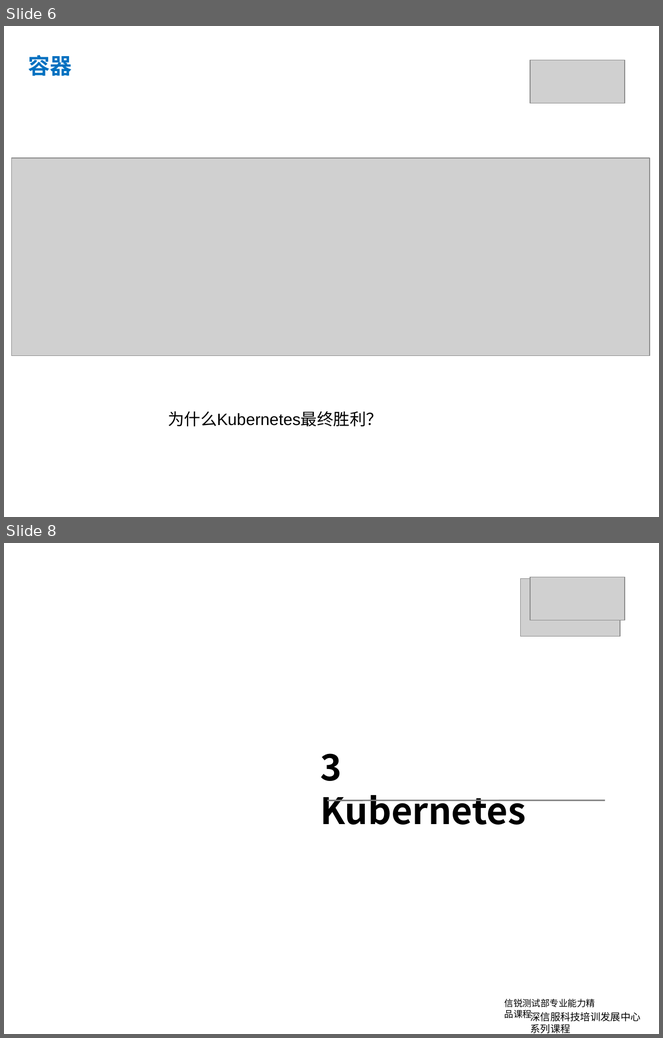
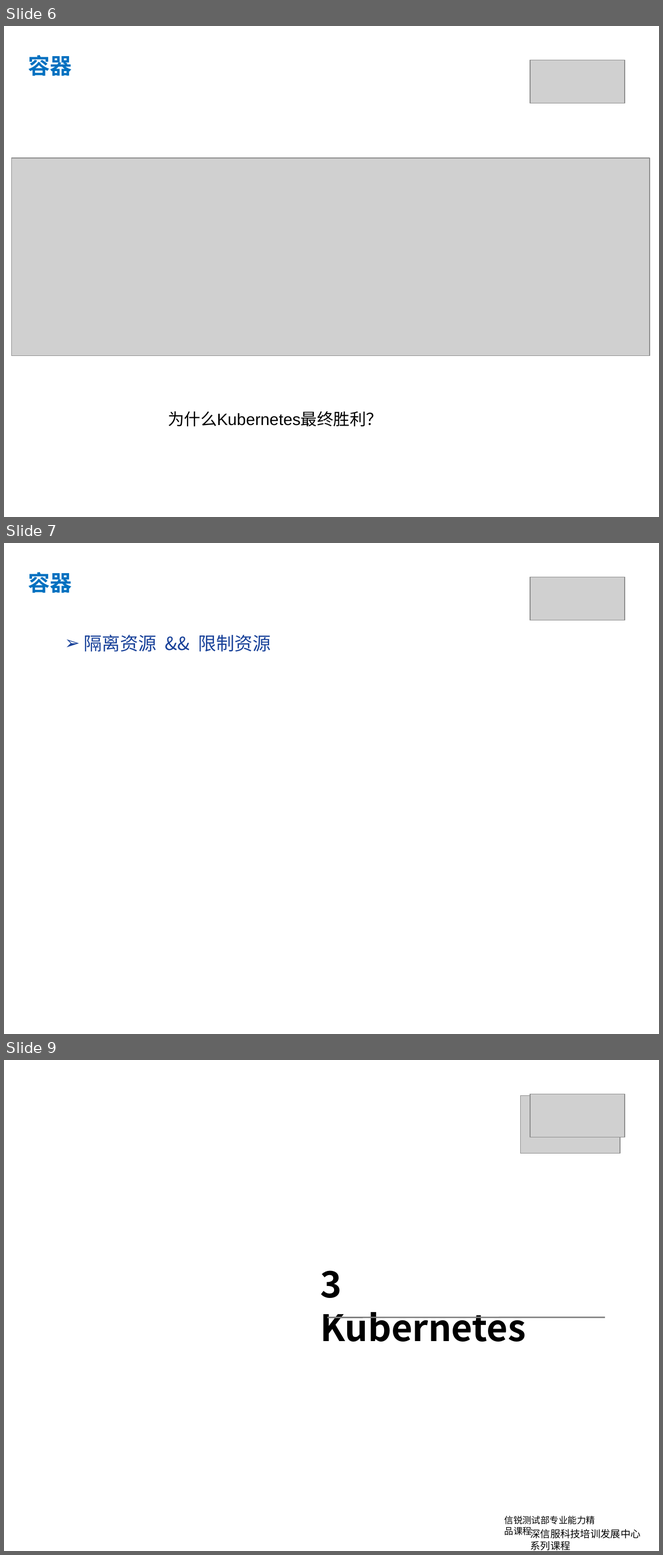
Before and after one commit to yubowen0525/k8s_from_basic_to_advanced, a slide deck: lession1/kubernetes第一课.pptx. Shown one above the other, each under a label of ours: slides 6 and 8 before the commit, slides 6, 7 and 9 after it; the slides between them are not shown. The pictures are 663x1038 and 663x1555 pixels, drawn with LibreOffice and Linux fonts; fonts in the diff are those of the drawing; grey boxes stand for pictures; background and template pictures are left out. Boxes give left, top, right and bottom in pixels: in the first picture for what was removed or moved away, otherwise in the second. Text is boxed around its words. In the diff, an @@ line names an element or a change of style, - is before the commit and + after.

```diff
--- a/lession1/kubernetes第一课.pptx
+++ b/lession1/kubernetes第一课.pptx
@@ slide 7 added at [4,543,659,1034], background #FFFFFF @@
@@ text added at [28,572,72,593], 24 pt, text #0070C0, bold @@
+容器
@@ picture added at [530,577,624,620] @@
@@ text added at [84,635,271,652], 20 pt, text #184199 @@
+➢ 隔离资源 && 限制资源
@@ what was slide 8 is now slide 9 @@
```
Also in this commit, not shown: 1 slide changed, 1 other file.
